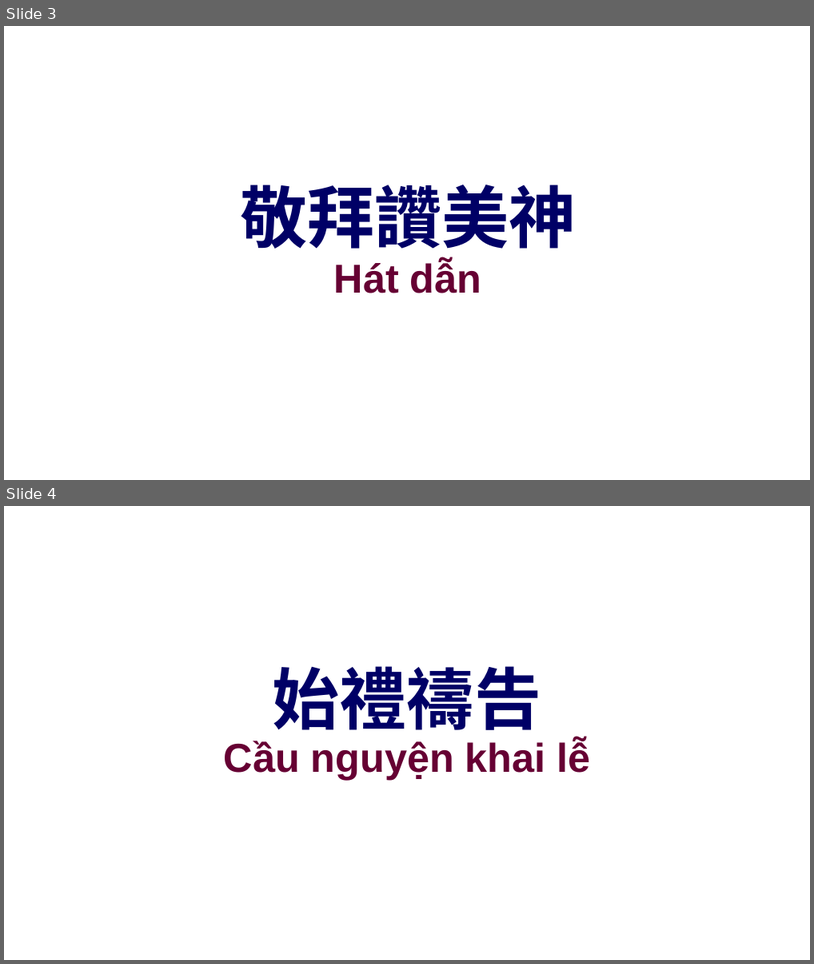
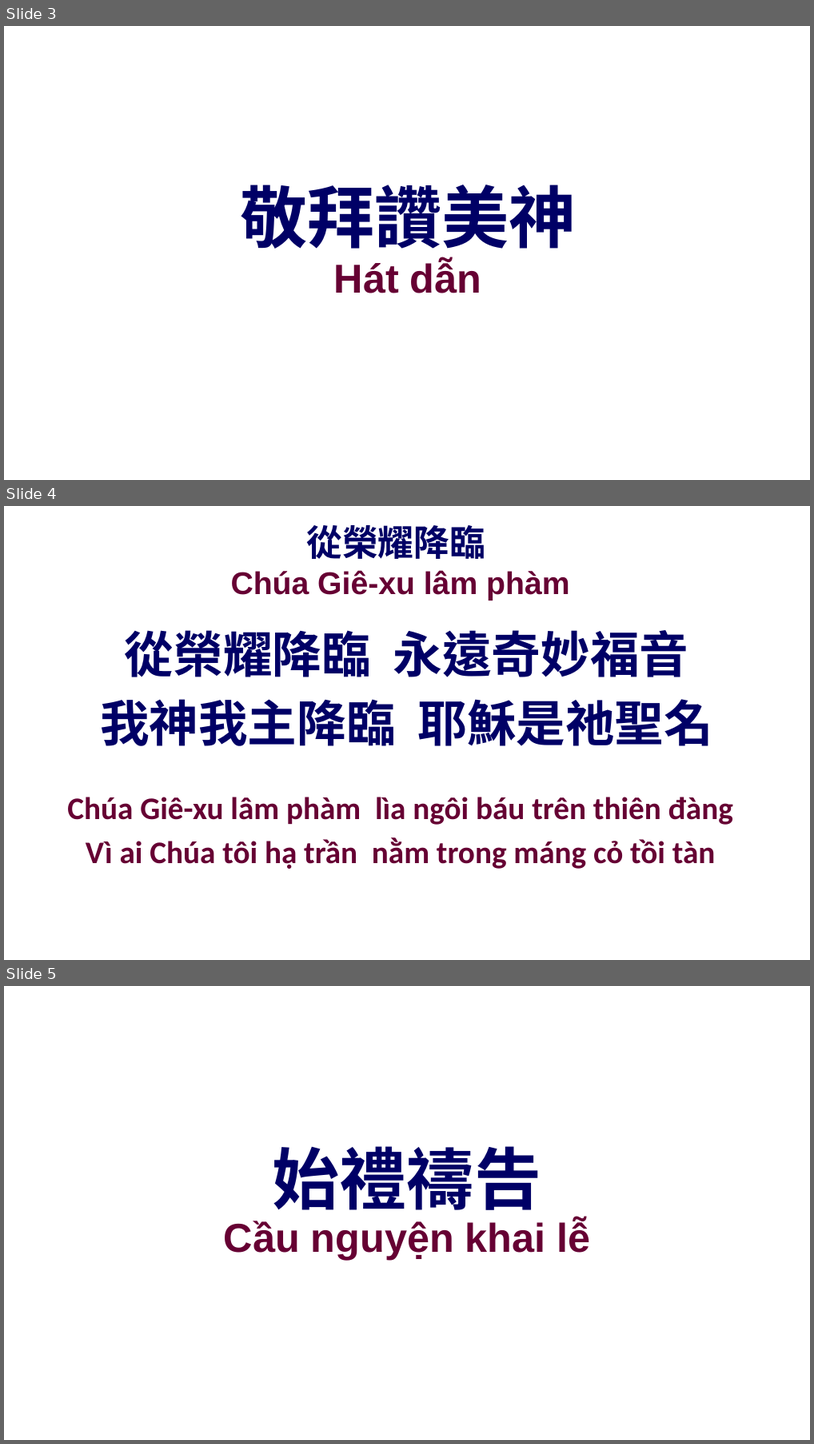
Before and after one commit to batisuoc/other-ppts, a slide deck: 聯合崇拜流程.pptx. Shown one above the other, each under a label of ours: slides 3 and 4 before the commit, slides 3, 4 and 5 after it. The pictures are 814x964 and 814x1444 pixels, drawn with LibreOffice and Linux fonts; fonts in the diff are those of the drawing; background and template pictures are left out. Boxes give left, top, right and bottom in pixels: in the first picture for what was removed or moved away, otherwise in the second. Text is boxed around its words. In the diff, an @@ line names an element or a change of style, - is before the commit and + after.

Commit message:
Update ppts

```diff
--- a/聯合崇拜流程.pptx
+++ b/聯合崇拜流程.pptx
@@ slide 4 added at (x1=4, y1=506, x2=810, y2=960), background picture (left out) @@
@@ title added at (x1=231, y1=525, x2=570, y2=600), 28 pt, text #660033, bold @@
+從榮耀降臨
+Chúa Giê-xu lâm phàm
@@ text added at (x1=100, y1=630, x2=714, y2=746), 44 pt, text #000066, bold @@
+從榮耀降臨 永遠奇妙福音
+我神我主降臨 耶穌是祂聖名
@@ text added at (x1=67, y1=796, x2=734, y2=868), 28 pt, text #660033, bold @@
+Chúa Giê-xu lâm phàm lìa ngôi báu trên thiên đàng
+Vì ai Chúa tôi hạ trần nằm trong máng cỏ tồi tàn
@@ what was slide 4 is now slide 5 @@
```
